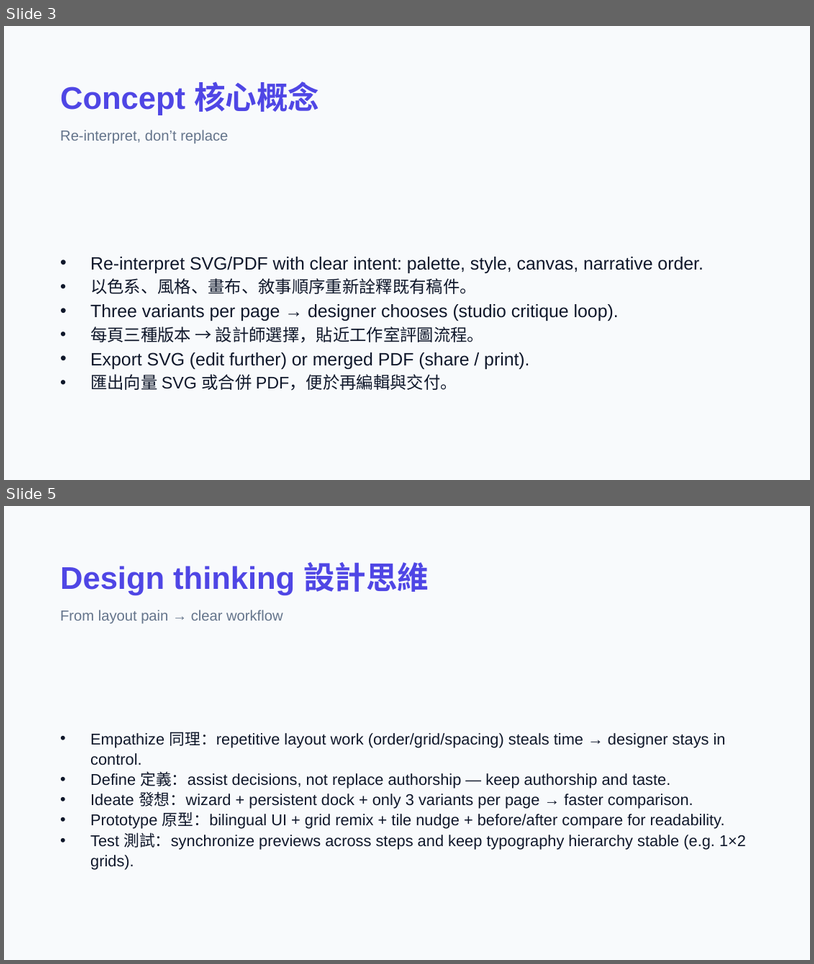
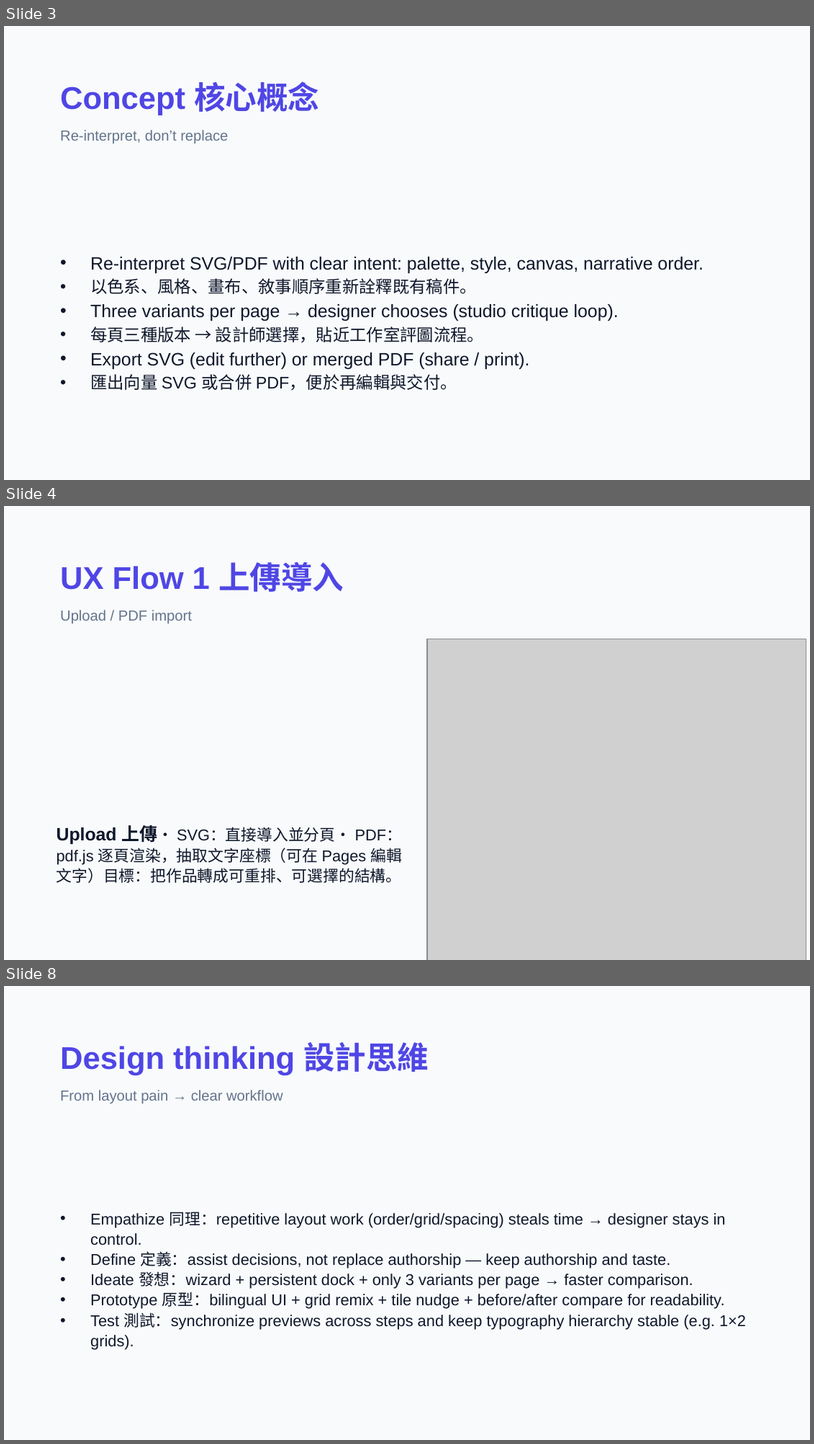
Before and after one commit to macaumonsoon/Portfolio-ReStyle-AI, a slide deck: presentation/Portfolio-ReStyle-AI-Design-Deck.pptx. Shown one above the other, each under a label of ours: slides 3 and 5 before the commit, slides 3, 4 and 8 after it; the slides between them are not shown. The pictures are 814x964 and 814x1444 pixels, drawn with LibreOffice and Linux fonts; fonts in the diff are those of the drawing; grey boxes stand for pictures. Boxes give left, top, right and bottom in pixels: in the first picture for what was removed or moved away, otherwise in the second. Text is boxed around its words. In the diff, an @@ line names an element or a change of style, - is before the commit and + after.

```diff
--- a/presentation/Portfolio-ReStyle-AI-Design-Deck.pptx
+++ b/presentation/Portfolio-ReStyle-AI-Design-Deck.pptx
@@ slide 4 added at (4,506,810,960), background #F8FAFC @@
@@ text added at (60,562,344,592), 28 pt, text #4F46E5, bold @@
+UX Flow 1 上傳導入
@@ text added at (60,610,192,623), 13 pt, text #64748B @@
+Upload / PDF import
@@ picture added at (427,639,806,960) @@
@@ text added at (57,825,403,883), 14 pt, text #0F172A @@
+Upload 上傳• SVG：直接導入並分頁• PDF：pdf.js 逐頁渲染，抽取文字座標（可在 Pages 編輯文字）目標：把作品轉成可重排、可選擇的結構。
@@ what was slide 5 is now slide 8 @@
```
Also in this commit, not shown: 4 other slides added, 2 slides removed, 6 other files.
